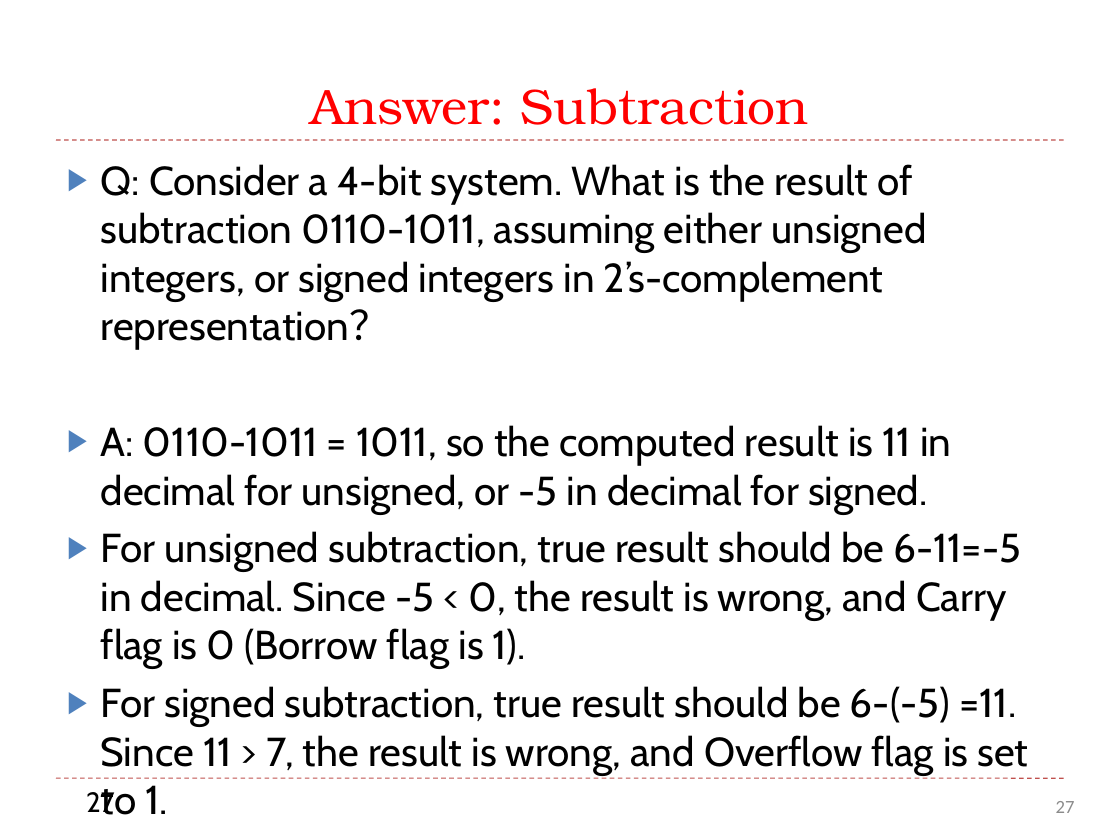
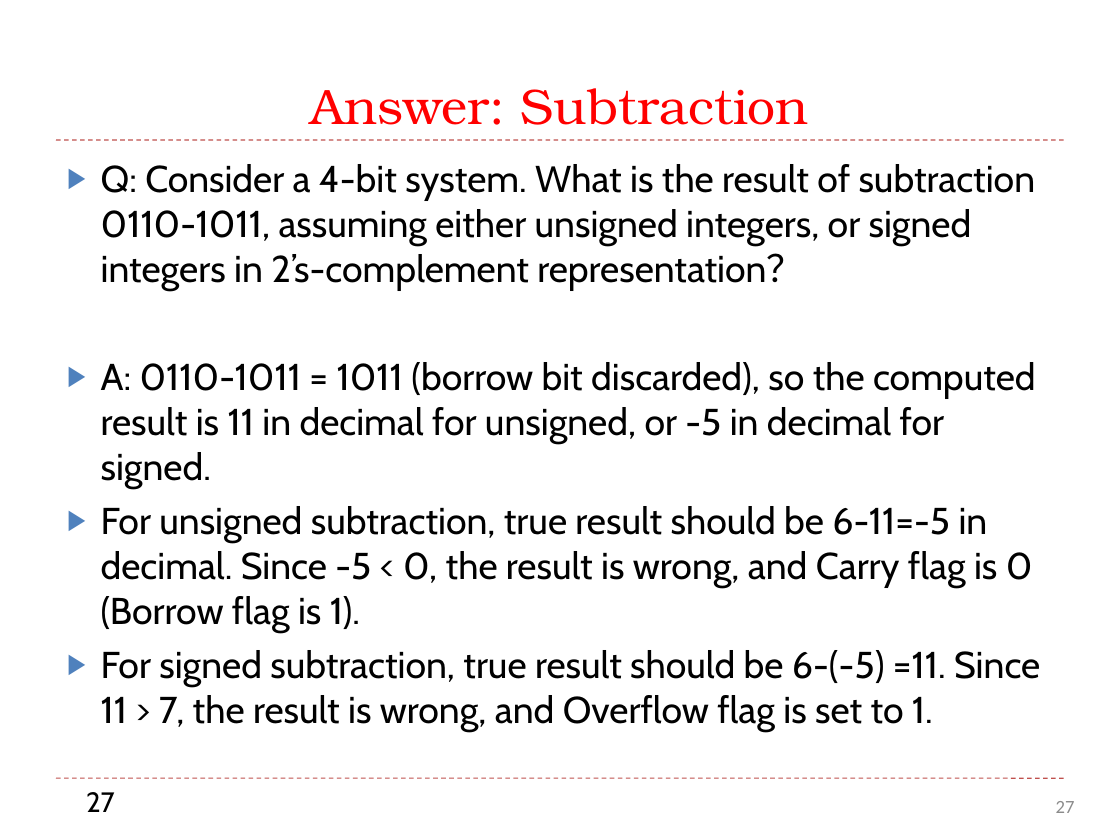
Before and after one commit to guhofstra/CSC111Fa25, a slide deck: slide 27 of PPTs/L1 Data Representation Exercises ANS.pptx. Drawn at 1120x840 pixels with LibreOffice and Linux fonts; fonts in the diff are those of the drawing. Boxes give left, top, right and bottom in pixels: in the first picture for what was removed or moved away, otherwise in the second. Text is boxed around its words. In the diff, an @@ line names an element or a change of style, - is before the commit and + after.

```diff
--- a/PPTs/L1 Data Representation Exercises ANS.pptx
+++ b/PPTs/L1 Data Representation Exercises ANS.pptx
@@ text at (101,164,1040,731): size 26 to 24.1 pt in "Q: Consider a 4-bit system. What is ...", "For unsigned subtraction, true result should be ...", "For signed subtraction, true result should be ..." @@
@@ text at (101,362,1036,488): text changed; size 26 to 24.1 pt @@
-▶ A: 0110-1011 = 1011, so the computed result is 11 in decimal for unsigned, or -5 in decimal for signed.
+▶ A: 0110-1011 = 1011 (borrow bit discarded), so the computed result is 11 in decimal for unsigned, or -5 in decimal for signed.
```
Also in this commit, not shown: 7 other slides changed, 11 other files.
